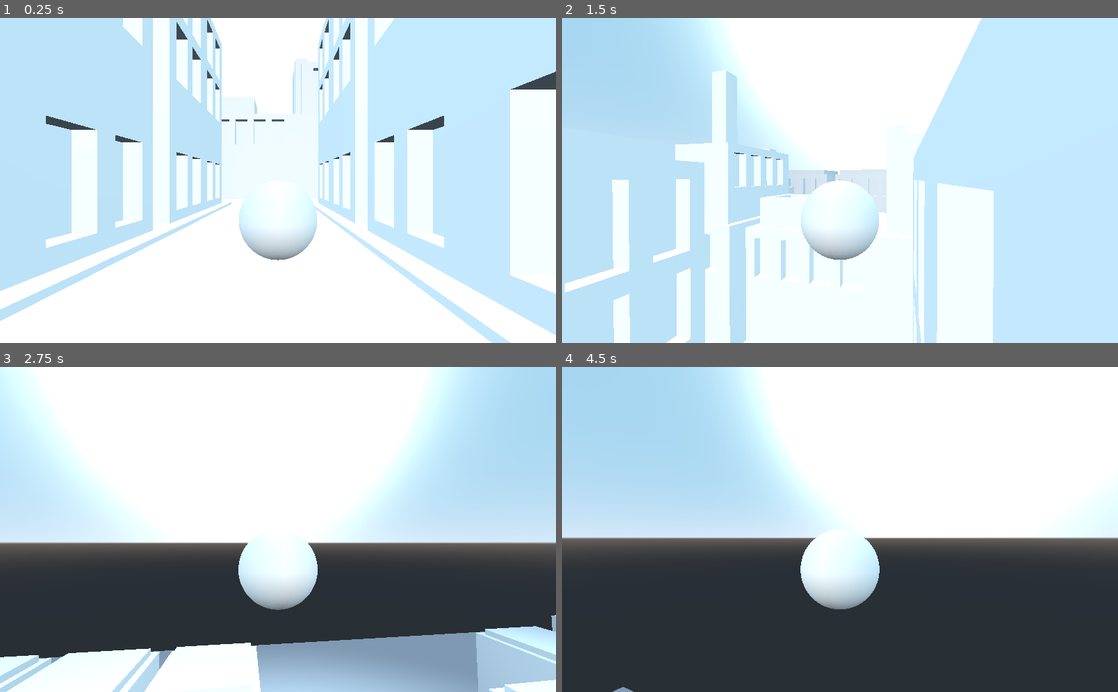
Above: before the commit, frames 1-4 (two rows, left to right).
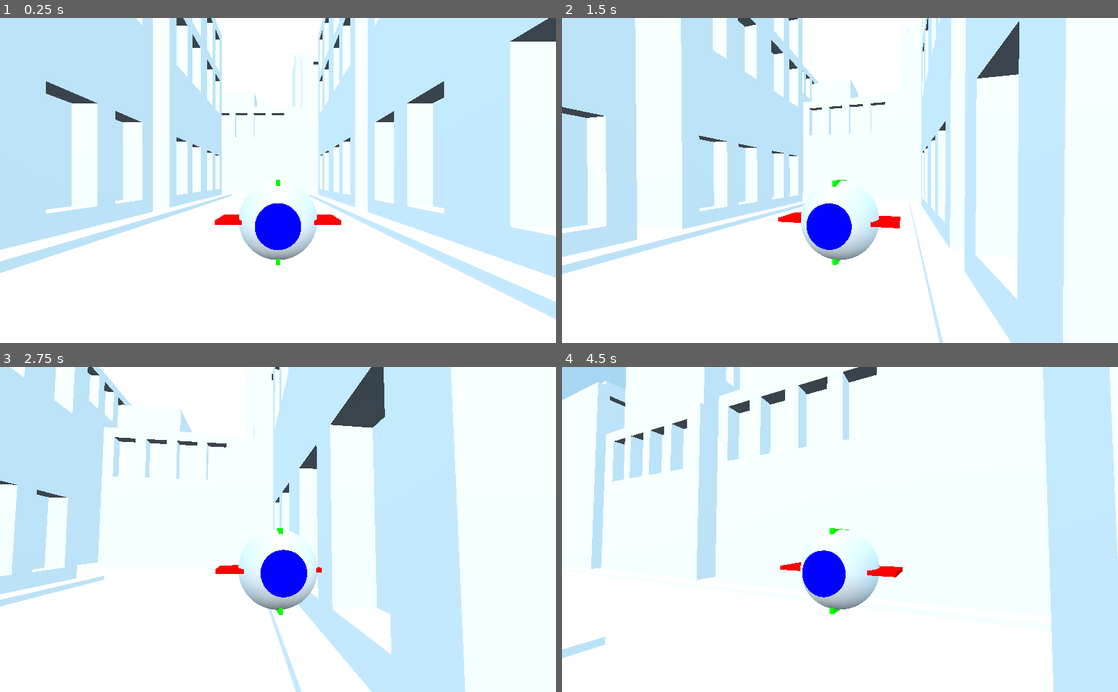
Above: after the commit, the same moments.

Repository: voxelv/birban
Game: Godot game, scene res://main.tscn
Two runs of this game, one before a commit and one after it. Both use one fixed random seed, a clock stepped at 60 frames per second and the inputs below.
Inputs (mouse positions are in pixels of both pictures, inside the frame that each line leads up to):
- Up to frame 1 (0.25 s): no input
- Up to frame 2 (1.5 s): move the mouse to (867, 180) at 0.52 s; hold Space (jump) 0.53-1.28 s; hold W (move_forward) from 0.53 s (still down); move the mouse to (812, 180) at 1.27 s; tap Space (jump) at 1.35 s
- Up to frame 3 (2.75 s): keep holding W (move_forward); tap Space (jump) at 1.52, 1.82 s; move the mouse to (289, 523) at 2.02 s; hold Space (jump) from 2.03 s (still down)
- Up to frame 4 (4.5 s): keep holding W (move_forward); move the mouse to (834, 536) at 2.77 s; release Space (jump) at 2.78 s; tap Space (jump) at 2.85, 3.02, 3.32, 4.35 s; move the mouse to (878, 532) at 3.52 s; hold Space (jump) 3.53-4.28 s; move the mouse to (795, 526) at 4.27 s

The runs differ from the first frame. In frame 1, 15% of the frame differs, in the area x 0-100%, y 0-100%; in frame 2, 44%; in frame 3, 65%; in frame 4, 69%.

Commit message:
WIP

Diff:
--- /dev/null
+++ b/birb/blue.tres
@@ -0,0 +1,4 @@
+[gd_resource type="SpatialMaterial" format=2]
+
+[resource]
+albedo_color = Color( 0, 0, 1, 1 )
--- /dev/null
+++ b/birb/green.tres
@@ -0,0 +1,4 @@
+[gd_resource type="SpatialMaterial" format=2]
+
+[resource]
+albedo_color = Color( 0, 1, 0, 1 )
--- /dev/null
+++ b/birb/red.tres
@@ -0,0 +1,4 @@
+[gd_resource type="SpatialMaterial" format=2]
+
+[resource]
+albedo_color = Color( 1, 0, 0, 1 )
--- a/main.tscn
+++ b/main.tscn
@@ -151,12 +151,10 @@
 [node name="lights" type="Spatial" parent="world"]
 
 [node name="player" parent="world" instance=ExtResource( 4 )]
-transform = Transform( 1, 0, 0, 0, 1, 0, 0, 0, 1, -12, 5, 0 )
-speed = 5.0
-acceleration = 2.0
-air_acceleration = 25.0
-jump_power = 40.0
-flap_power = 30.0
+transform = Transform( 1, 0, 0, 0, 1, 0, 0, 0, 1, -12, 2, 0 )
+speed = 20.0
+acceleration = 20.0
+mass = 100.0
 
 [node name="player_spawn" type="Spatial" parent="world"]
 transform = Transform( 1, 0, 0, 0, 1, 0, 0, 0, 1, -12, 5, 0 )
--- a/player.gd
+++ b/player.gd
@@ -1,22 +1,35 @@
 extends KinematicBody
 
-export var speed : float = 20
-export var air_speed : float = 20
-export var acceleration : float = 15
-export var air_acceleration : float = 5
+# Parameter exports
 export var gravity : float = 0.98
-export var max_terminal_velocity : float = 54
-export var jump_power : float = 20
-export var flap_power : float = 2
 
+# On Ground exports
+export var speed : float = 1
+export var acceleration : float = 1
+export var jump_power : float = 1
+
+# In Air exports
+export var thrust_power : float = 1
+export var drag_coef : float = 1
+export var lift_coef : float = 1
+export var mass : float = 1
+
+# Camera exports
 export(float, 0.1, 1.0) var mouse_sensitivity := 0.3
-#@export_range(-90.0, 0.0)
-var min_pitch := -50.0
+export(float, -90.0, 0.0) var min_pitch := -50.0
 export(float, 0.0, 90.0) var max_pitch := 50.0
 
+# On Ground
 var velocity : Vector3
 var y_velocity : float
 
+# In Air
+var lift := 0.0
+var drag := 0.0
+var thrust := 0.0
+var weight := 0.0
+
+# Camera
 var mouse_captured := false
 
 onready var camera_pivot := find_node("camera_pivot") as Spatial
@@ -38,7 +51,7 @@
 func _input(event):
 	if event is InputEventMouseMotion:
 		if mouse_captured:
-			rotation_degrees.y -= event.relative.x * mouse_sensitivity
+			camera_pivot.rotation_degrees.y -= event.relative.x * mouse_sensitivity
 			camera_pivot.rotation_degrees.x -= event.relative.y * mouse_sensitivity
 			camera_pivot.rotation_degrees.x = clamp(camera_pivot.rotation_degrees.x, min_pitch, max_pitch)
 
@@ -49,38 +62,64 @@
 	var direction = Vector3()
 
 	if Input.is_action_pressed("move_forward"):
-		direction -= transform.basis.z
+		direction -= camera_pivot.transform.basis.z
 
 	if Input.is_action_pressed("move_backward"):
-		direction += transform.basis.z
+		direction += camera_pivot.transform.basis.z
 
 	if Input.is_action_pressed("move_left"):
-		direction -= transform.basis.x
+		direction -= camera_pivot.transform.basis.x
 
 	if Input.is_action_pressed("move_right"):
-		direction += transform.basis.x
+		direction += camera_pivot.transform.basis.x
 
 	direction = direction.normalized()
 
 	if is_on_floor():
-		velocity = velocity.linear_interpolate(direction * speed, acceleration * delta)
+		velocity = handle_on_ground_movement(direction, delta)
 	else:
-		velocity = velocity.linear_interpolate(direction * air_speed, air_acceleration * delta)
+		velocity = handle_in_air_movement(direction, delta)
 
-	if is_on_floor():
-		y_velocity = -0.01
-	else:
-		y_velocity = clamp(y_velocity - gravity, -max_terminal_velocity, max_terminal_velocity)
-
-	if Input.is_action_just_pressed("jump") and is_on_floor():
-		y_velocity = jump_power
-	elif Input.is_action_just_pressed("jump"):
-		y_velocity = flap_power
-
-	velocity.y = y_velocity
 	velocity = move_and_slide(velocity, Vector3.UP)
 
 	if translation.y < -125.0:
 		var pos = get_parent().find_node("player_spawn").translation
 		translation = pos
 		velocity = Vector3.ZERO
+
+func handle_on_ground_movement(direction, delta):
+	var v = velocity
+
+	v = v.linear_interpolate(direction * speed, acceleration * delta)
+	y_velocity = -0.01
+
+	if Input.is_action_just_pressed("jump"):
+		y_velocity = jump_power
+
+	v.y = y_velocity
+
+	return(v)
+
+func handle_in_air_movement(direction, delta):
+	var v = velocity
+	var use_wings : bool = Input.is_action_pressed("jump")
+
+	print("s: %f h: %f" % [-v.z, translation.y])
+
+	var weight_force = mass * gravity
+	var lift_force = lift_coef * abs(v.z * v.z)
+
+	var drag_force = drag_coef * abs(v.z * v.z)
+	var thrust_force = 0.0
+	if use_wings:
+		thrust_force = thrust_power
+
+	# Gravity: v(t) = a*t + v0
+	var vert_accel = (lift_force - weight_force) / mass
+	v.y = vert_accel * delta + v.y
+
+	# Thrust/Drag
+	var trajectory_accel = (thrust_force - drag_force) / mass
+	v.z = -trajectory_accel * delta + v.z
+
+	return(v)
--- a/player.tscn
+++ b/player.tscn
@@ -1,20 +1,64 @@
-[gd_scene load_steps=4 format=2]
+[gd_scene load_steps=11 format=2]
 
 [ext_resource path="res://player.gd" type="Script" id=1]
+[ext_resource path="res://birb/blue.tres" type="Material" id=2]
+[ext_resource path="res://birb/red.tres" type="Material" id=3]
+[ext_resource path="res://birb/green.tres" type="Material" id=4]
 
 [sub_resource type="SphereShape" id=1]
 
 [sub_resource type="SphereMesh" id=2]
 
+[sub_resource type="CylinderMesh" id=4]
+material = ExtResource( 2 )
+top_radius = 0.0
+bottom_radius = 0.99
+
+[sub_resource type="CylinderMesh" id=5]
+material = ExtResource( 2 )
+top_radius = 0.5
+bottom_radius = 0.5
+height = 1.0
+
+[sub_resource type="CubeMesh" id=6]
+material = ExtResource( 3 )
+size = Vector3( 3, 0.1, 1 )
+
+[sub_resource type="CubeMesh" id=7]
+material = ExtResource( 4 )
+size = Vector3( 0.1, 2.02, 1 )
+
 [node name="player" type="KinematicBody"]
 script = ExtResource( 1 )
-jump_power = 150.0
 
 [node name="CollisionShape" type="CollisionShape" parent="."]
 shape = SubResource( 1 )
 
-[node name="MeshInstance" type="MeshInstance" parent="."]
+[node name="mesh" type="Spatial" parent="."]
+
+[node name="MeshInstance" type="MeshInstance" parent="mesh"]
 mesh = SubResource( 2 )
+skeleton = NodePath("../..")
+material/0 = null
+
+[node name="MeshInstance2" type="MeshInstance" parent="mesh"]
+transform = Transform( 1, 0, 0, 0, -4.37114e-08, 1, 0, -1, -4.37114e-08, 0, 0, -1 )
+mesh = SubResource( 4 )
+material/0 = null
+
+[node name="MeshInstance3" type="MeshInstance" parent="mesh"]
+transform = Transform( 1, 0, 0, 0, -4.37114e-08, 1, 0, -1, -4.37114e-08, 0, 0, 0.5 )
+mesh = SubResource( 5 )
+material/0 = null
+
+[node name="MeshInstance4" type="MeshInstance" parent="mesh"]
+mesh = SubResource( 6 )
+material/0 = null
+
+[node name="MeshInstance5" type="MeshInstance" parent="mesh"]
+
+[node name="MeshInstance6" type="MeshInstance" parent="mesh"]
+mesh = SubResource( 7 )
 material/0 = null
 
 [node name="camera_pivot" type="Spatial" parent="."]
@@ -28,3 +72,4 @@
 [node name="camera" type="Camera" parent="camera_pivot/SpringArm"]
 current = true
 near = 0.01
+far = 1000.0
